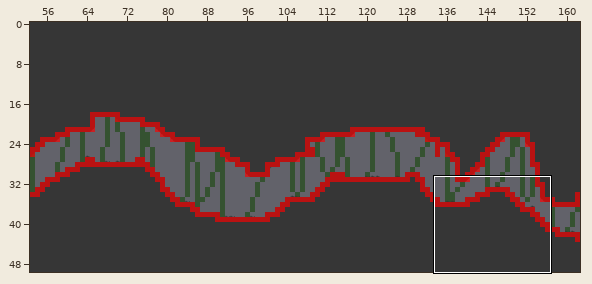
One commit to this Tiled map: MyGame/Game/maps/TiledMap_2.tmx. Above: a wide view before the commit, with the close-up outlined.
Close-up. Earlier state:
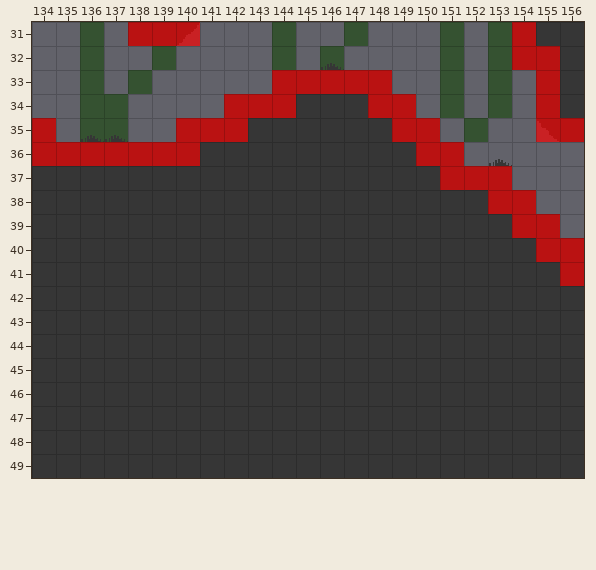
Cells are 16x16 px. Shown: x 134..156, y 31..49. The commit also changed other parts of the map, which this record leaves out.
Once edited:
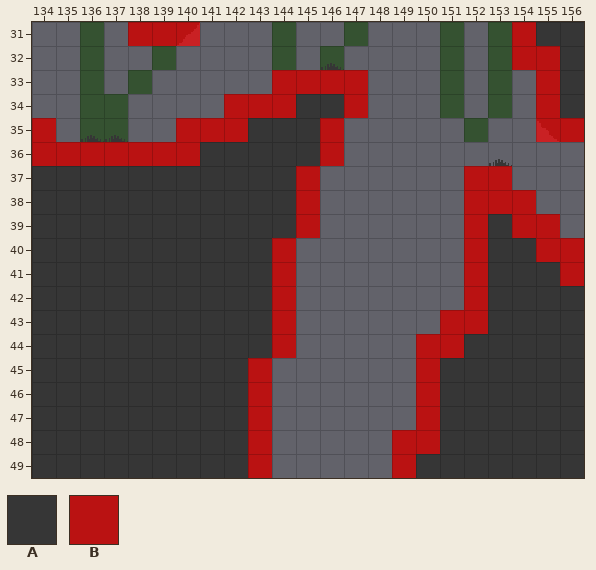
Key: from "1a Capa": A 0, B 5.
_ is an empty cell, . an unchanged one.
See-through tiles are keyed as they look on the map.
What changed:
--- layer "1st Layer"
@@ x 144..151 @@
-33 ....A...
-34 ....AA..
-35 ...AAAA.
-36 ...AAAAA
-37 ..AAAAAA
-38 ..AAAAAA
-39 ..AAAAAA
-40 .AAAAAAA
-41 .AAAAAAA
-42 .AAAAAAA
-43 .AAAAAA.
-44 .AAAAA..
-45 AAAAAA..
-46 AAAAAA..
-47 AAAAAA..
-48 AAAAA...
-49 AAAAA...
+33 ...._...
+34 ....__..
+35 ...____.
+36 ..._____
+37 ..______
+38 ..______
+39 ..______
+40 ._______
+41 ._______
+42 ._______
+43 .______.
+44 ._____..
+45 ______..
+46 ______..
+47 ______..
+48 _____...
+49 _____...
--- layer "Collision"
@@ x 143..152 @@
-33 .....B....
-34 ...._BB...
-35 ..._..BB..
-36 ..._...BB.
-37 .._.....B.
-38 .._......_
-39 .._......_
-40 ._......._
-41 ._......._
-42 ._......._
-43 ._......__
-44 ._.....__.
-45 _......_..
-46 _......_..
-47 _......_..
-48 _.....__..
-49 _....._...
+33 ....._....
+34 ....B__...
+35 ...B..__..
+36 ...B...__.
+37 ..B....._.
+38 ..B......B
+39 ..B......B
+40 .B.......B
+41 .B.......B
+42 .B.......B
+43 .B......BB
+44 .B.....BB.
+45 B......B..
+46 B......B..
+47 B......B..
+48 B.....BB..
+49 B.....B...
Changed places in both close-ups, as pixel boxes (x1, y1, x2, y2):
changed: (248, 70, 488, 478)
